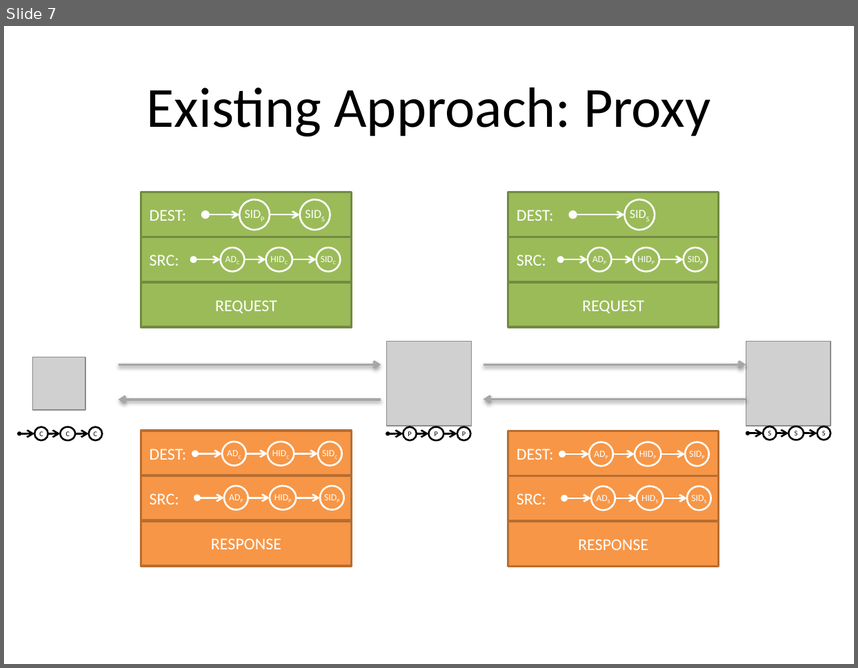
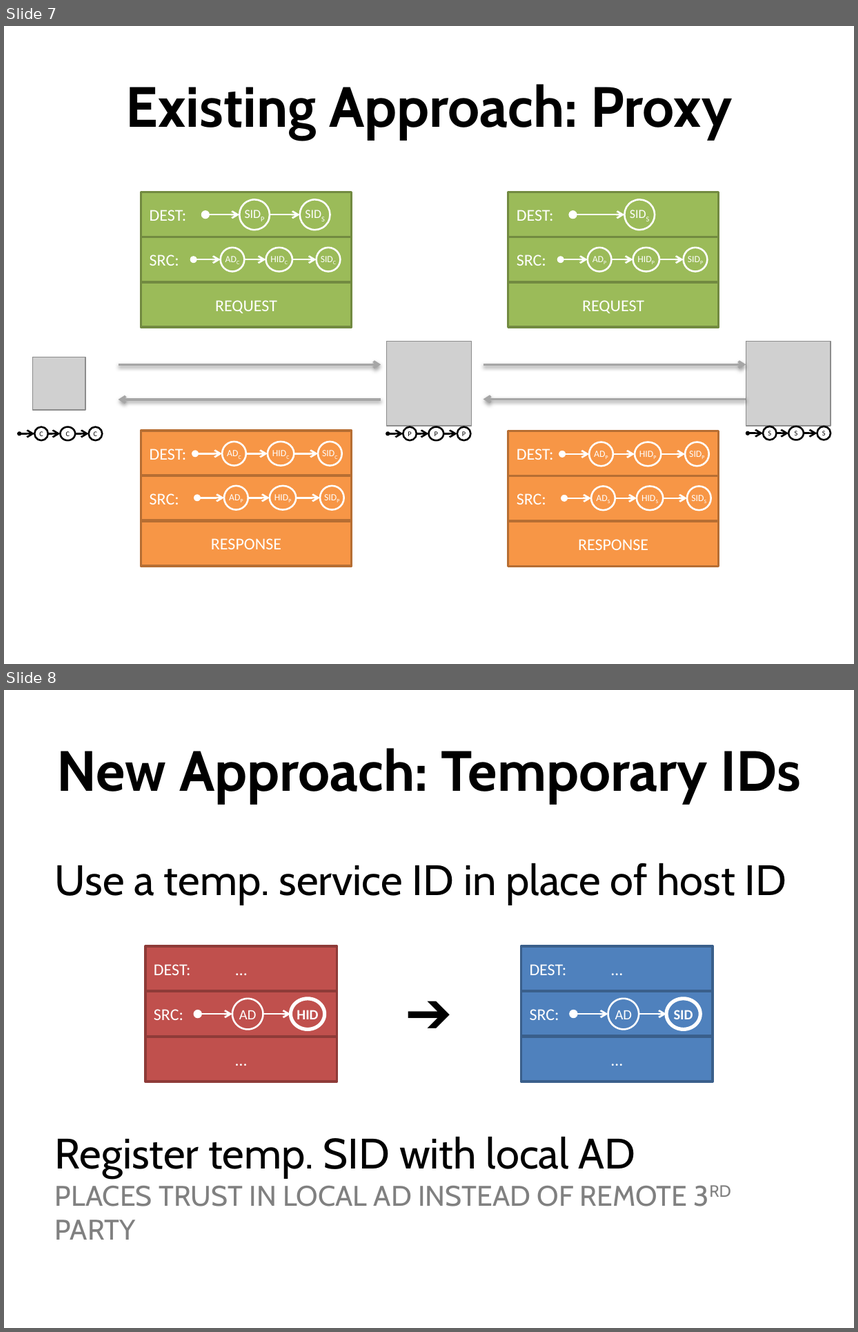
Before and after one commit to nfeltman/XIAnon, a slide deck: Presentation/Anonymity In XIA.pptx. Shown one above the other, each under a label of ours: slide 7 before the commit, slides 7 and 8 after it. The pictures are 858x668 and 858x1332 pixels, drawn with LibreOffice and Linux fonts; fonts in the diff are those of the drawing; grey boxes stand for pictures. Boxes give left, top, right and bottom in pixels: in the first picture for what was removed or moved away, otherwise in the second. Text is boxed around its words. In the diff, an @@ line names an element or a change of style, - is before the commit and + after.

Commit message:
Finished draft of slides. Stole Kayvon font, I think: PDF included so you can see.

```diff
--- a/Presentation/Anonymity In XIA.pptx
+++ b/Presentation/Anonymity In XIA.pptx
@@ slide 8 added at [4, 690, 854, 1328], background #FFFFFF @@
@@ title added at [57, 748, 801, 804], 48 pt, text #000000, bold @@
+New Approach: Temporary IDs
@@ text added at [55, 862, 786, 1239], 36 pt, text #000000 @@
+Use a temp. service ID in place of host ID
+Register temp. SID with local AD
+  PLACES TRUST IN LOCAL AD INSTEAD OF REMOTE 3RD PARTY
@@ group added at [145, 946, 712, 1081]: 6 rectangles, 6 ellipses, 4 arrows, 1 text @@
+DEST: …
+SRC:
+AD
+HID
+…
+DEST: …
+SRC:
+AD
+SID
+…
+➔
@@ slide 7 changed as well @@
@@ title "Existing Approach: Proxy" at [126, 84, 732, 140]: font Calibri to Cabin, bold on @@
```
Also in this commit, not shown: 8 other slides changed, 4 other slides added, 2 slides removed, 1 other file.
